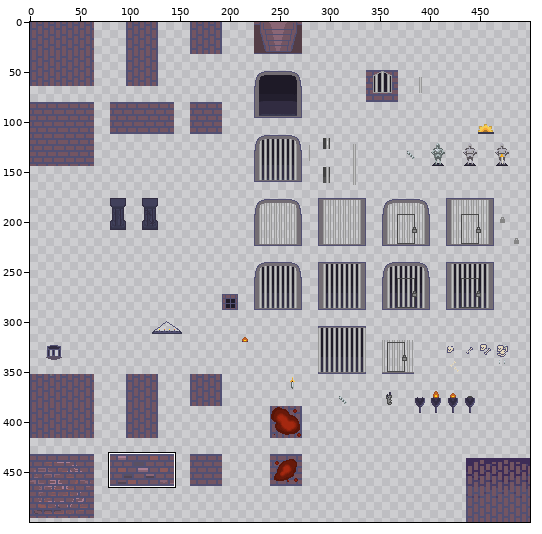
One commit to this sprite sheet: Assets/Art/Tilemaps/dungeon/dungeonTileset.png. Above, an overview of the earlier version with the close-up marked.
Close-up. Before:
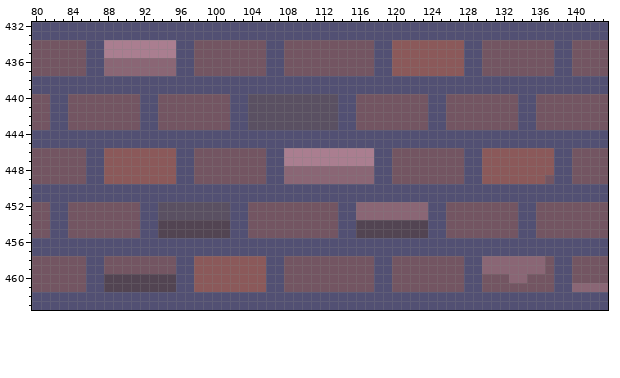
The file is 500x500 pixels. Colours within 5 levels of each other are drawn and written as one. Shown: x 80..143, y 432..463.
After:
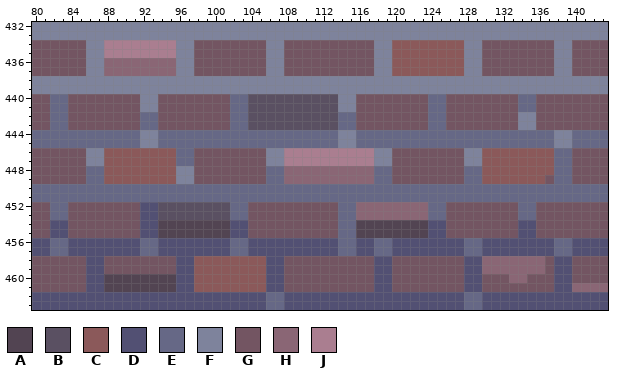
Palette (. is transparent): A #524452  B #5a5062  C #8b595a  D #525073  E #666886  F #7e839c  G #735562  H #8a6675  J #aa7e90
Edits made:
Colour D becomes colour E in rows 440 to 441 at x 82 to 83, 102 to 103, 124 to 125 and 134 to 135; in rows 442 to 443 at x 82 to 83, 92 to 93, 102 to 103, 114 to 115 and 124 to 125; in rows 444 to 445 at x 80 to 91, 94 to 113, 116 to 137 and 140 to 143; in rows 446 to 447 at x 96 to 97 and 138 to 139; in rows 448 to 449 at x 86 to 87, 106 to 107, 118 to 119, 128 to 129 and 138 to 139; in rows 450 to 451 at x 80 to 143.
Colour D becomes colour E in rows 452 to 453 at x 82 to 83, 102 to 103, 114 to 115, 124 to 125 and 134 to 135; in rows 454 to 455 at x 114 to 115; in rows 456 to 457 at x 82 to 83, 92 to 93, 102 to 103, 114 to 115, 118 to 119, 128 to 129 and 138 to 139; in rows 462 to 463 at x 106 to 107 and 128 to 129.
Colour D becomes colour F in rows 432 to 433 at x 80 to 143; in rows 434 to 437 at x 86 to 87, 96 to 97, 106 to 107, 118 to 119, 128 to 129 and 138 to 139; in rows 438 to 439 at x 80 to 143; in rows 440 to 441 at x 92 to 93 and 114 to 115; in rows 442 to 443 at x 134 to 135; in rows 444 to 445 at x 92 to 93, 114 to 115 and 138 to 139.
Colour D becomes colour F in rows 446 to 447 at x 86 to 87, 106 to 107, 118 to 119 and 128 to 129; in rows 448 to 449 at x 96 to 97.
Boxes around the changes in both close-ups, in picture pixels (x1, y1, x2, y2):
changed: (32, 22, 608, 256)
changed: (266, 292, 284, 310)
changed: (464, 292, 482, 310)
